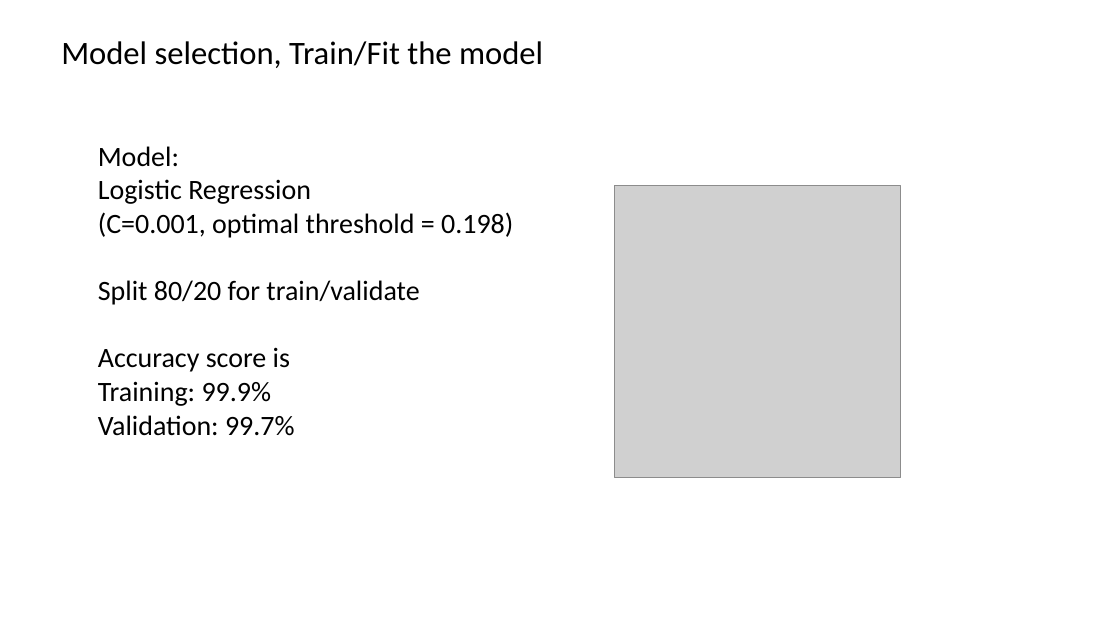
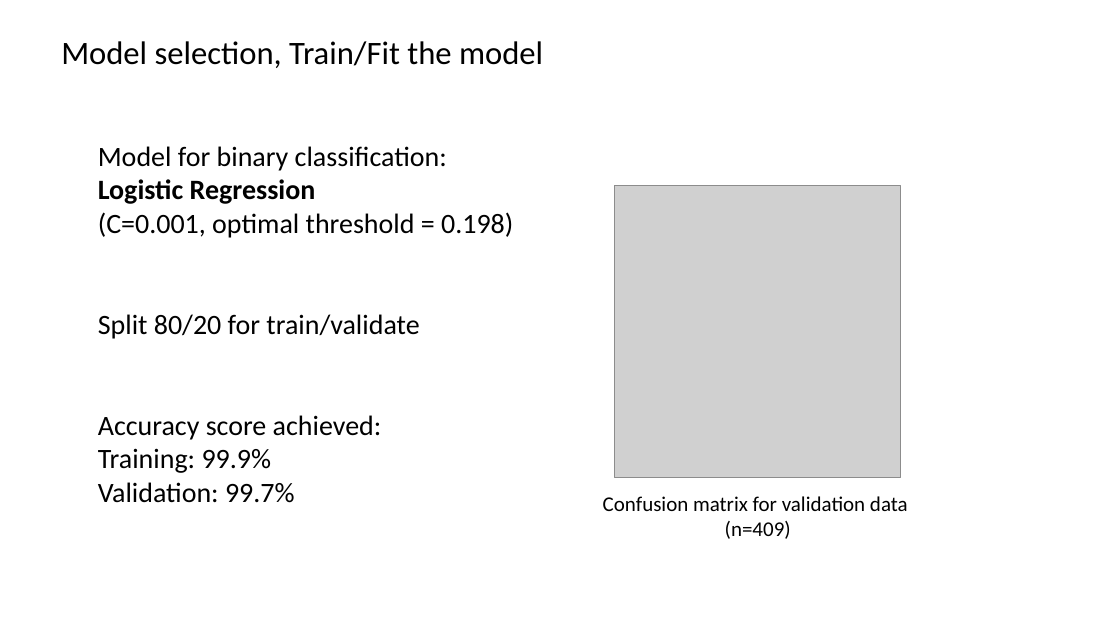
Before and after one commit to JNYH/ecg_vbeat, a slide deck: slide 5 of ecg_vbeat.pptx. Drawn at 1120x630 pixels with LibreOffice and Linux fonts; fonts in the diff are those of the drawing; grey boxes stand for pictures. Boxes give left, top, right and bottom in pixels: in the first picture for what was removed or moved away, otherwise in the second. Text is boxed around its words. In the diff, an @@ line names an element or a change of style, - is before the commit and + after.

```diff
--- a/ecg_vbeat.pptx
+++ b/ecg_vbeat.pptx
@@ text at <box>98,146,447,171</box>: text changed @@
-Model:
+Model for binary classification:
@@ text at <box>98,179,316,204</box>: bold on in "Logistic Regression" @@
@@ text at <box>98,415,382,440</box>: text changed @@
-Accuracy score is
+Accuracy score achieved:
@@ text added at <box>603,496,908,539</box>, 18 pt, text #000000 @@
+Confusion matrix for validation data
+(n=409)
```
Also in this commit, not shown: 3 other files.
